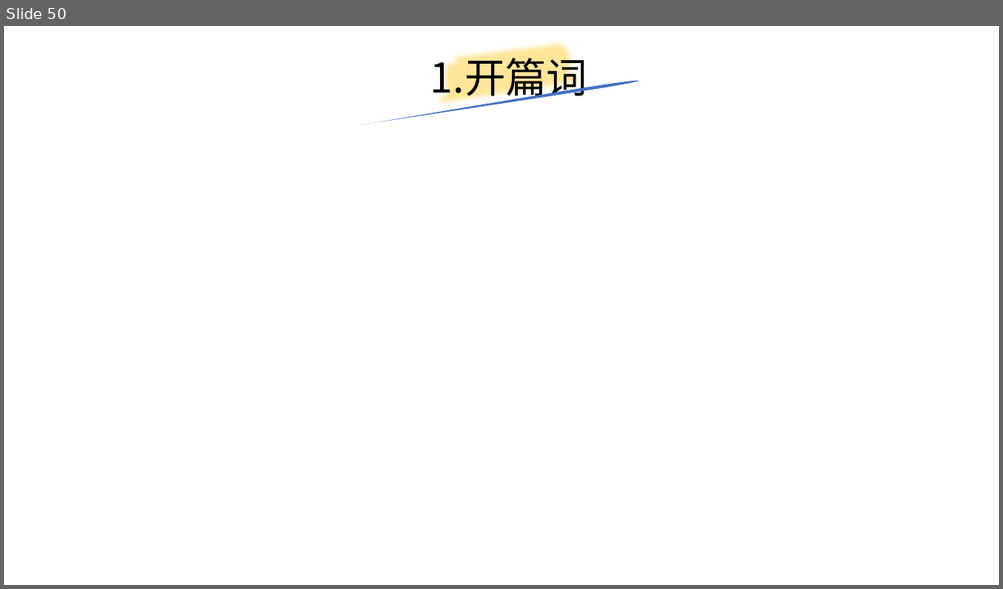
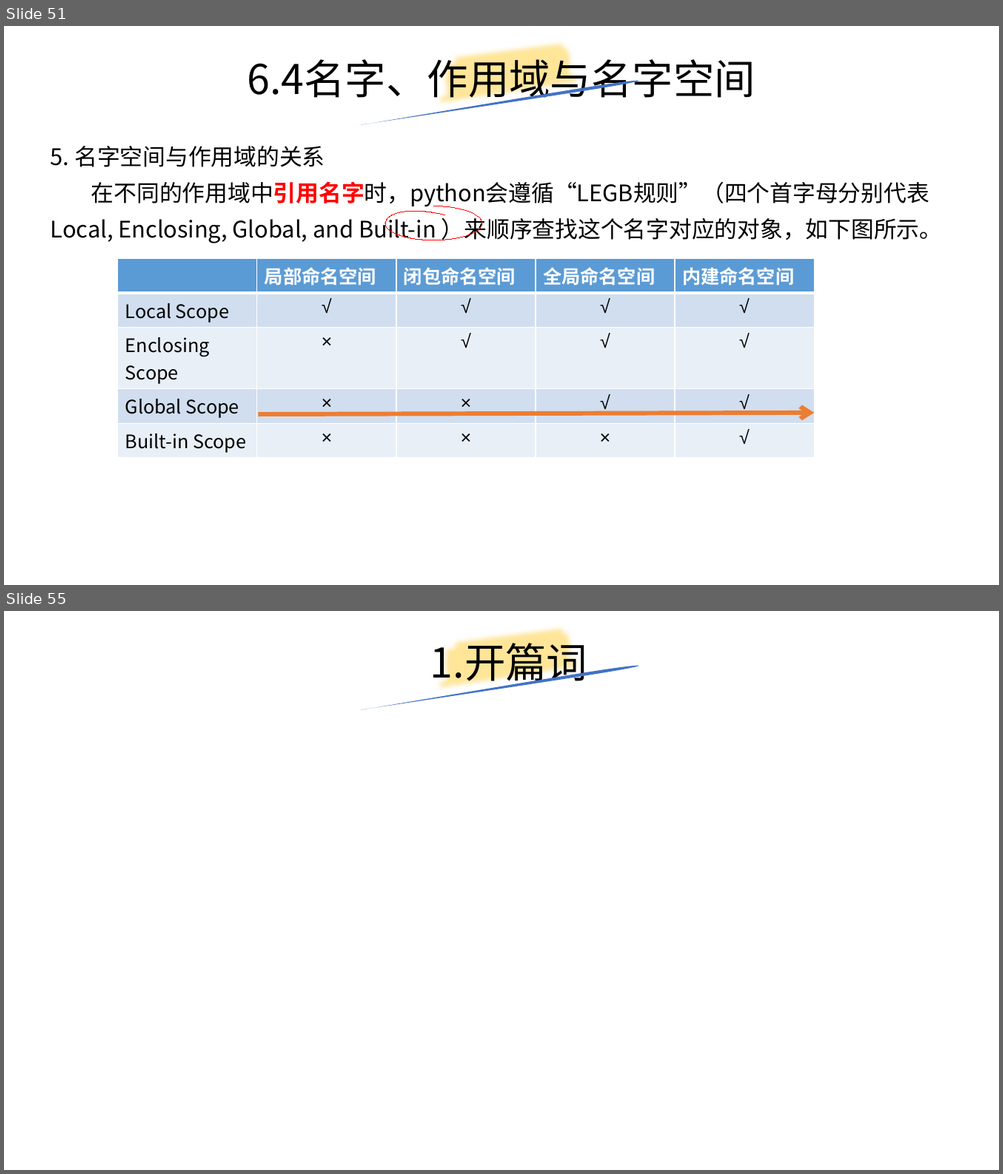
Before and after one commit to yiwenliu/CorePython, a slide deck: PPT/CorePython.pptx. Shown one above the other, each under a label of ours: slide 50 before the commit, slides 51 and 55 after it; the slides between them are not shown. The pictures are 1003x589 and 1003x1174 pixels, drawn with LibreOffice and Linux fonts; fonts in the diff are those of the drawing. Boxes give left, top, right and bottom in pixels: in the first picture for what was removed or moved away, otherwise in the second. Text is boxed around its words. In the diff, an @@ line names an element or a change of style, - is before the commit and + after.

```diff
--- a/PPT/CorePython.pptx
+++ b/PPT/CorePython.pptx
@@ slide 51 added at [4,26,999,585], background #FFFFFF @@
@@ freeform shape added at [434,26,586,124], outline #FFE699 16 pt @@
@@ title added at [247,53,755,104], 39.6 pt, text #000000 @@
+6.4名字、作用域与名字空间
@@ freeform shape added at [359,79,640,124], fill #4472C4 @@
@@ text added at [51,146,942,244], 22 pt, text #000000 @@
+5. 名字空间与作用域的关系
+在不同的作用域中引用名字时，python会遵循“LEGB规则”（四个首字母分别代表Local, Enclosing, Global, and Built-in ）来顺序查找这个名字对应的对象，如下图所示。
@@ freeform shape added at [385,207,482,241], outline #FF0000 0.75 pt @@
@@ table added at [118,259,816,456], 5 rows, 5 columns @@
+ | 局部命名空间 | 闭包命名空间 | 全局命名空间 | 内建命名空间
+Local Scope | √ | √ | √ | √
+Enclosing Scope | × | √ | √ | √
+Global Scope | × | × | √ | √
+Built-in Scope | × | × | × | √
@@ arrow added from (259, 414) to (814, 413), #ED7D31 4.25 pt @@
@@ what was slide 50 is now slide 55 @@
```
Also in this commit, not shown: 2 slides changed, 4 other slides added, 1 other file.
